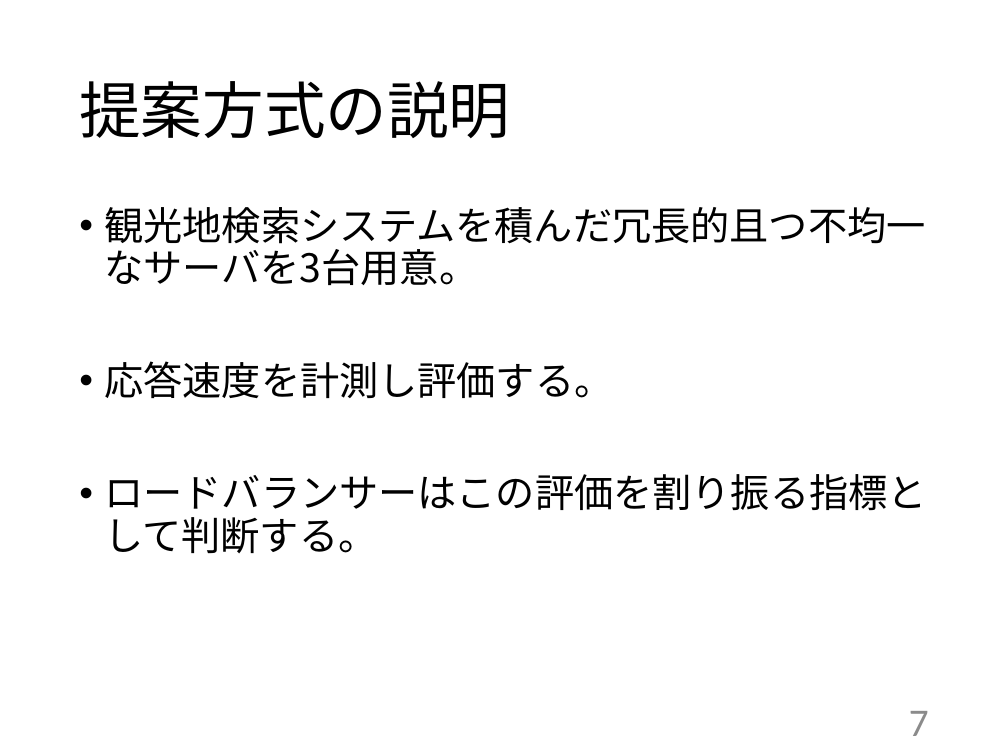
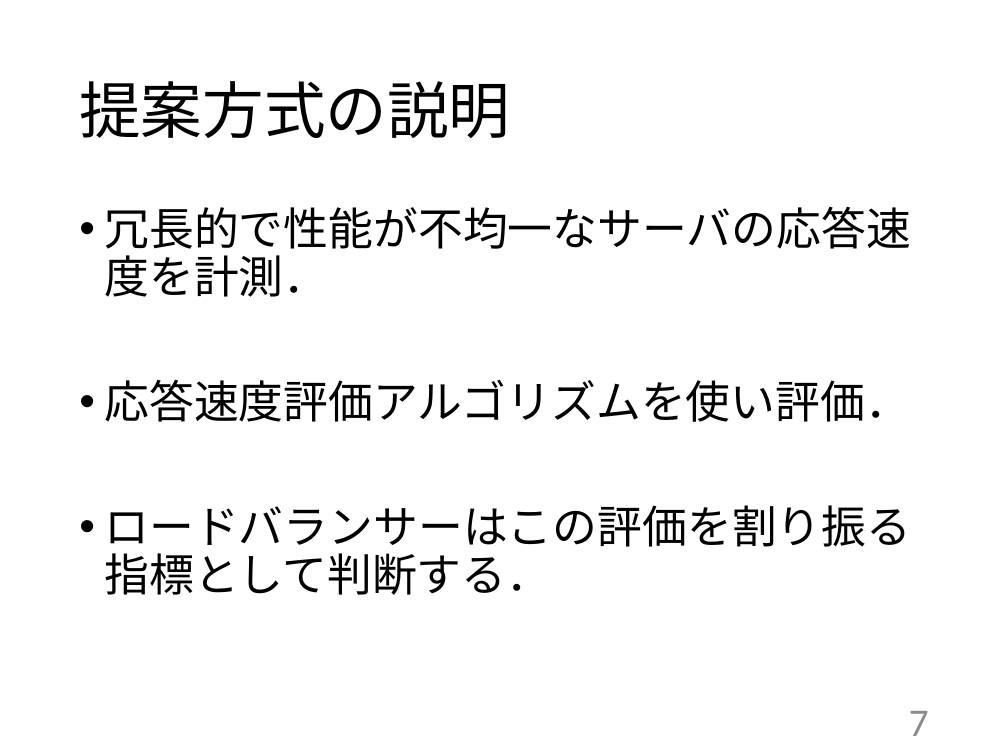
Before and after one commit to kait-takanolab/1821086_matsuo_thesis, a slide deck: slide 7 of 発表用/1821086_中間発表.pptx. Drawn at 1008x756 pixels with LibreOffice and Linux fonts; fonts in the diff are those of the drawing. Boxes give left, top, right and bottom in pixels: in the first picture for what was removed or moved away, otherwise in the second. Text is boxed around its words. In the diff, an @@ line names an element or a change of style, - is before the commit and + after.

```diff
--- a/発表用/1821086_中間発表.pptx
+++ b/発表用/1821086_中間発表.pptx
@@ text at <box>105,207,912,595</box>: text changed; size 28 to 32 pt @@
-• 観光地検索システムを積んだ冗長的且つ不均一なサーバを3台用意。
-• 応答速度を計測し評価する。
-• ロードバランサーはこの評価を割り振る指標として判断する。
+• 冗長的で性能が不均一なサーバの応答速度を計測．
+• 応答速度評価アルゴリズムを使い評価．
+• ロードバランサーはこの評価を割り振る指標として判断する．
```
Also in this commit, not shown: 4 other slides changed, 5 other files.
